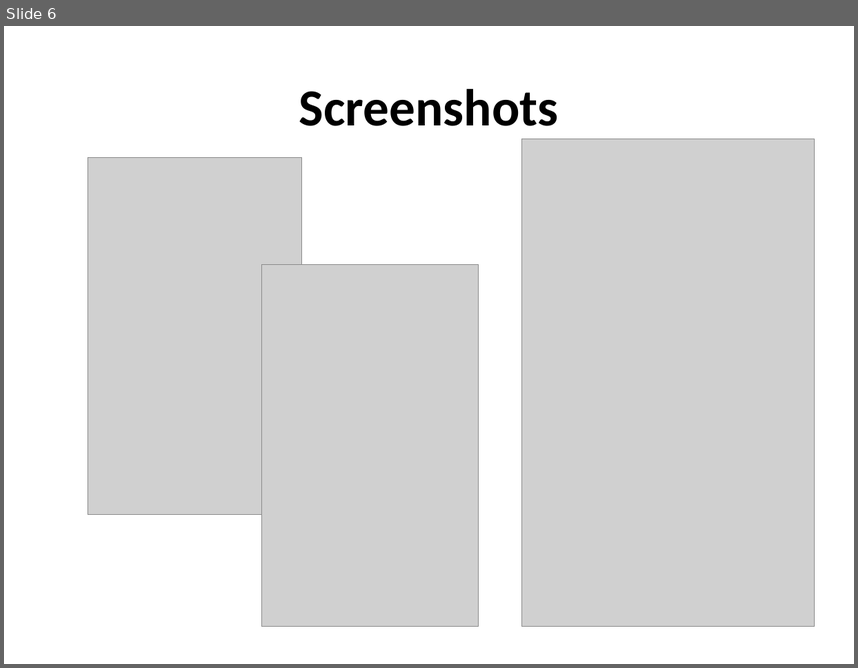
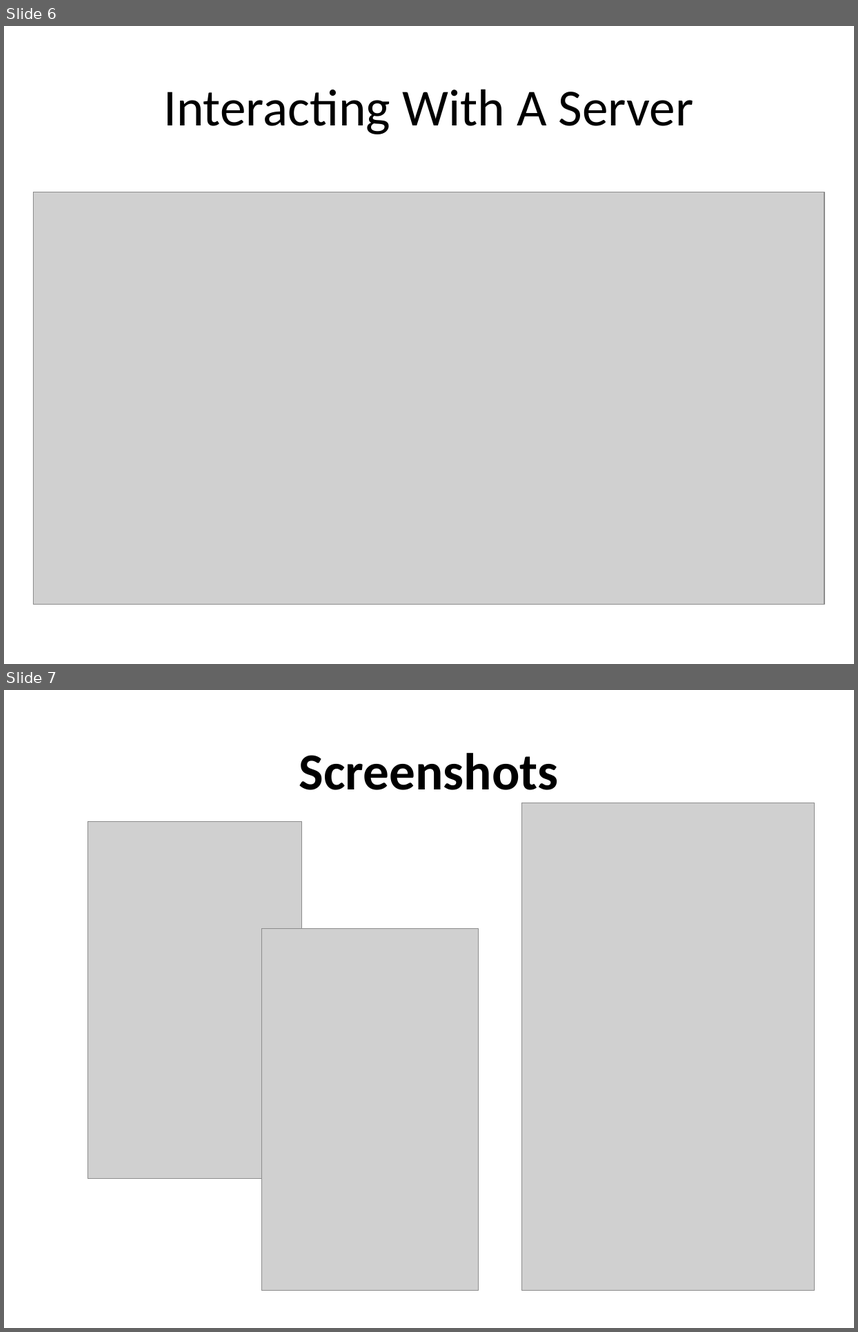
Before and after one commit to kochergan/travel-diary, a slide deck: presentation/travel-diary-with-map.ppt. Shown one above the other, each under a label of ours: slide 6 before the commit, slides 6 and 7 after it. The pictures are 858x668 and 858x1332 pixels, drawn with LibreOffice and Linux fonts; fonts in the diff are those of the drawing; grey boxes stand for pictures. Boxes give left, top, right and bottom in pixels: in the first picture for what was removed or moved away, otherwise in the second. Text is boxed around its words. In the diff, an @@ line names an element or a change of style, - is before the commit and + after.

```diff
--- a/presentation/travel-diary-with-map.ppt
+++ b/presentation/travel-diary-with-map.ppt
@@ slide 6 added at (4,26,854,664), background #FFFFFF @@
@@ title added at (163,89,694,134), 44 pt, text #000000 @@
+Interacting With A Server
@@ picture added at (34,192,825,604) @@
@@ what was slide 6 is now slide 7 @@
```
